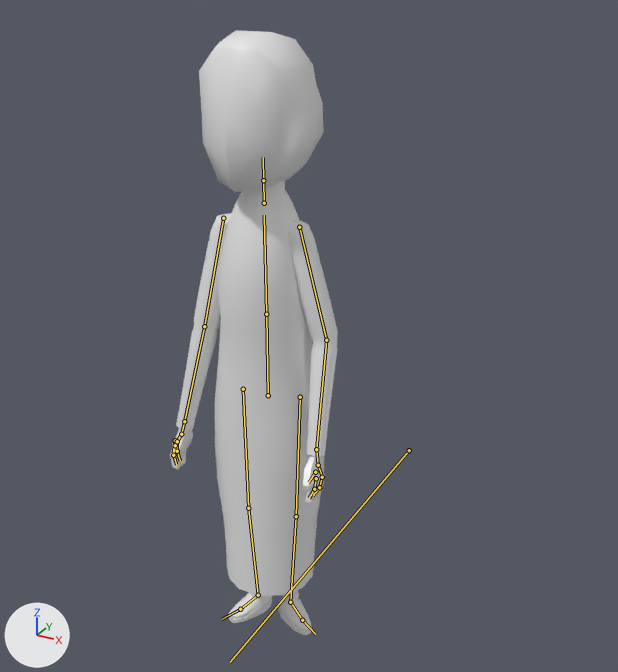
Before and after pictures for a commit that changed the FBX model Assets/Characters/FBX/Veterinarian.fbx.
The view is the same before and after, from a 50 mm lens placed at (1.127, -1.813, 1.885), pointed at (0.086, 0.08, 0.939). Arrows for +X, +Y and +Z are at lower left; the lights stay in place. Both versions are drawn at the pose saved in each file; the numbers are the values there. The bones that bend it are drawn over the model as lines.

Objects in the first picture: 'Vet.Mesh'.
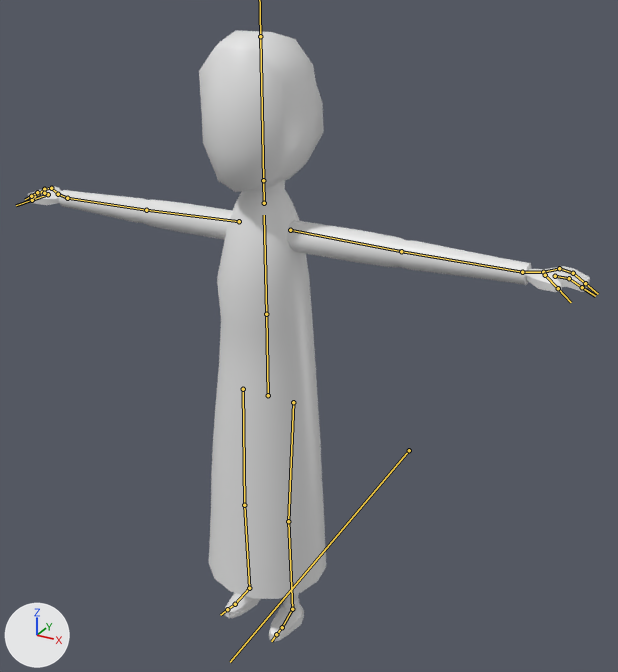
Edits to the bpy script that builds the scene:
```text
Change bone_arm_r:
    where bone_arm_r = bpy.data.objects['Vet.Armature'].pose.bones['Arm.R']  # child of 'Body.Top'
    bone_arm_r.location: (-0.005, 0.049, 0.001) -> (0.0, 0.0, 0.0)
    bone_arm_r.rotation_quaternion: (0.761, -0.122, 0.001, -0.637) -> (1.0, 0.0, 0.0, 0.0)  # degrees (-11, -9, -79) -> degrees (0, 0, 0)
Change bone_arm_l:
    where bone_arm_l = bpy.data.objects['Vet.Armature'].pose.bones['Arm.L']  # child of 'Body.Top'
    bone_arm_l.location: (0.01, 0.023, 0.006) -> (0.0, 0.0, 0.0)
    bone_arm_l.rotation_quaternion: (0.802, 0.0, 0.0, 0.597) -> (1.0, 0.0, 0.0, 0.0)  # degrees (0, 0, 73) -> degrees (0, 0, 0)
Change bone_forearm_l:
    where bone_forearm_l = bpy.data.objects['Vet.Armature'].pose.bones['Forearm.L']  # child of 'Arm.L'
    bone_forearm_l.rotation_quaternion: (0.977, -0.15, -0.1, 0.113) -> (1.0, 0.0, 0.0, 0.0)  # degrees (-19, -9, 15) -> degrees (0, 0, 0)
Change bone_upperleg_l:
    where bone_upperleg_l = bpy.data.objects['Vet.Armature'].pose.bones['UpperLeg.L']  # child of 'Base'
    bone_upperleg_l.location: (0.0, -0.001, 0.036) -> (0.0, 0.0, 0.0)
    bone_upperleg_l.rotation_quaternion: (0.844, -0.008, -0.536, -0.004) -> (1.0, 0.0, 0.0, 0.0)  # degrees (-1, -65, 0) -> degrees (0, 0, 0)
Change bone_upperleg_r:
    where bone_upperleg_r = bpy.data.objects['Vet.Armature'].pose.bones['UpperLeg.R']  # child of 'Base'
    bone_upperleg_r.rotation_quaternion: (0.973, 0.0, 0.229, 0.0) -> (0.993, 0.008, 0.115, 0.025)  # degrees (0, 26, 0) -> degrees (1, 13, 3)
```

Location of each change, [x1, y1, x2, y2] in pixels of the pictures (618 x 672 px):
'Vet.Mesh', posed (233% wider)
    before: [170, 30, 338, 635]
    after: [28, 30, 590, 599]
'Vet.Mesh.001', now drawn
    after: [225, 593, 304, 641]
bone 'Arm.R', root to tip
    before: (223, 218) to (204, 326)
    after: (239, 221) to (146, 210)
bone 'Arm.L', root to tip
    before: (299, 227) to (326, 340)
    after: (290, 230) to (401, 251)
bone 'Forearm.L', root to tip
    before: (326, 340) to (316, 449)
    after: (401, 251) to (522, 272)
bone 'UpperLeg.L', root to tip
    before: (300, 397) to (296, 516)
    after: (293, 402) to (288, 521)
bone 'UpperLeg.R', root to tip
    before: (243, 389) to (248, 508)
    after: (243, 389) to (244, 505)
